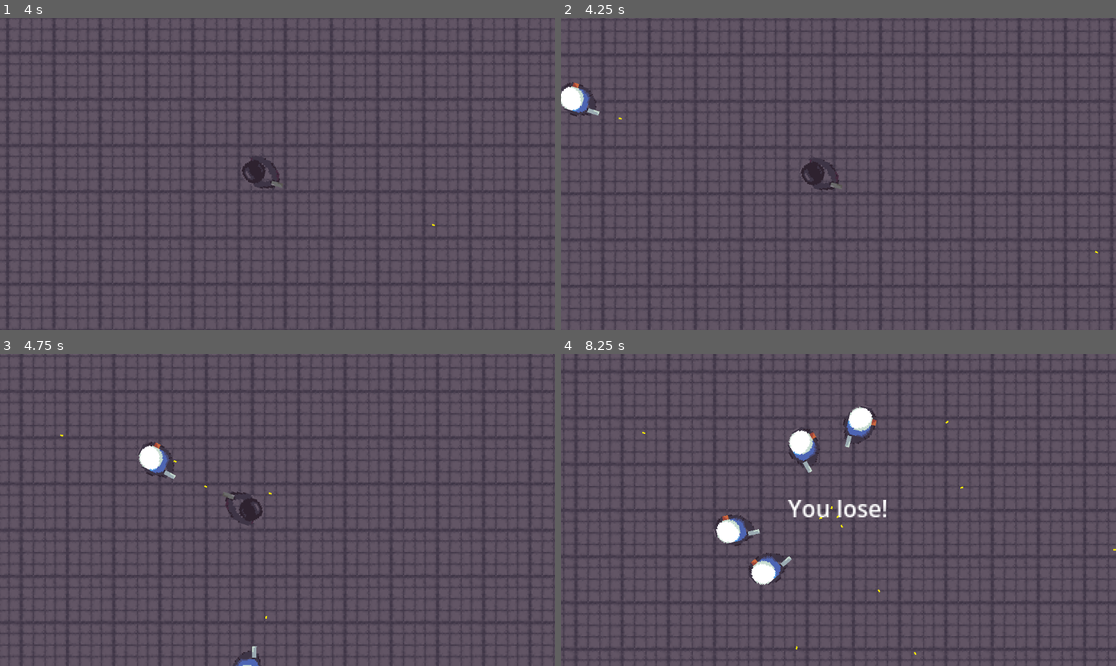
Above: before the commit, frames 1-4 (two rows, left to right).
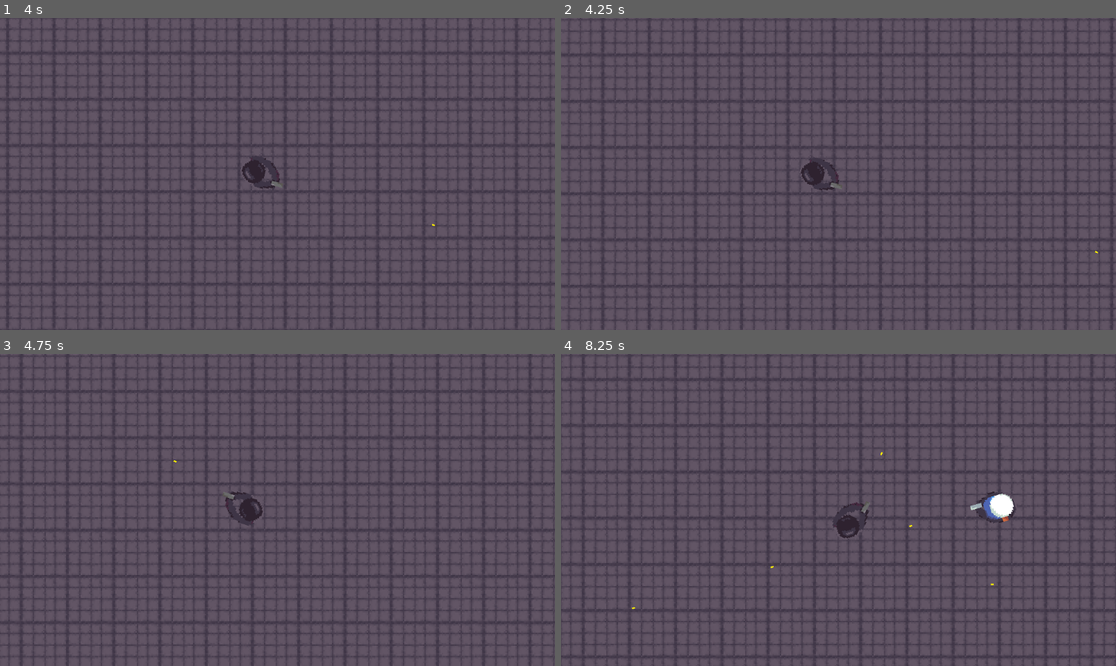
Above: after the commit, the same moments.

Repository: olzorz/THOA-SWMG
Game: Godot game, scene res://Scenes/game_scene.tscn
Same seed, same stepped clock (60 frames per second), same inputs: the game is played once before the commit and once after it.
Inputs (mouse positions are in pixels of both pictures, inside the frame that each line leads up to):
- Up to frame 1 (4 s): tap Enter at 0.5 s; move the mouse to (399, 158) at 0.52 s; hold D (move_right) 0.53-1.28 s; click (399, 158) at 0.6 s; move the mouse to (166, 189) at 1.27 s; hold S (move_down) 1.28-2.03 s; click (166, 189) at 1.35 s; move the mouse to (333, 105) at 2.02 s; hold D (move_right) 2.03-2.78 s; click (333, 105) at 2.1 s; move the mouse to (249, 236) at 2.77 s; hold W (move_up) 2.78-3.53 s; click (249, 236) at 2.85 s; move the mouse to (444, 220) at 3.52 s; hold A (move_left) from 3.53 s (still down); click (444, 220) at 3.6 s
- Up to frame 2 (4.25 s): keep holding A (move_left)
- Up to frame 3 (4.75 s): keep holding A (move_left); move the mouse to (111, 463) at 4.27 s; click (111, 463) at 4.35 s
- Up to frame 4 (8.25 s): move the mouse to (866, 510) at 5.02 s; release A (move_left) at 5.03 s; hold S (move_down) 5.03-5.78 s; click (866, 510) at 5.1 s; move the mouse to (755, 432) at 5.77 s; hold D (move_right) 5.78-6.53 s; click (755, 432) at 5.85 s; move the mouse to (960, 494) at 6.52 s; hold W (move_up) 6.53-7.28 s; click (960, 494) at 6.6 s; move the mouse to (727, 525) at 7.27 s; hold D (move_right) 7.28-8.03 s; click (727, 525) at 7.35 s; move the mouse to (894, 441) at 8.02 s; hold S (move_down) from 8.03 s (still down); click (894, 441) at 8.1 s

Frame 1 is identical in both runs. In frame 2, 0.5% of the frame differs, in the area x 0-12%, y 20-33%; in frame 3, 0.7%; in frame 4, 22%, in the area x 0-100%, y 0-100%.

Commit message:
Update police.gd
Quite buggy police state machine.
Switch between IDLE, SHOOT, CHASE states.

IDLE for dead player
SHOOT for in-range police
CHASE for out-of-range police

Diff:
--- a/Scripts/police.gd
+++ b/Scripts/police.gd
@@ -8,20 +8,48 @@
 var movement_timer : bool = false
 var target_location : Vector2 = Vector2.ZERO
 
+enum State {
+	CHASE,
+	SHOOT,
+	IDLE
+}
+var state := State.CHASE
 
 func _ready():
 	player = $"../player"
 
+
 func _physics_process(delta: float) -> void:
-	if player:
-		target_location = player.global_position
-	if movement_timer:
-		direction = target_location - global_position
-		if direction.length() > 100:
-			velocity = direction.normalized() * movement_speed
-		else:
-			velocity = velocity.move_toward(Vector2.ZERO, movement_speed)
-		movement_timer = false
+	match state:
+		State.CHASE:
+			if player:
+				target_location = player.global_position
+			else:
+				state = State.IDLE
+
+			if movement_timer:
+				direction = target_location - global_position
+			if direction.length() > 100:
+				velocity = direction.normalized() * movement_speed
+			else:
+				state = State.SHOOT
+			movement_timer = false
+
+		State.IDLE:
+			if player:
+				state = State.CHASE
+			else:
+				velocity = velocity.move_toward(Vector2.ZERO, movement_speed)
+
+		State.SHOOT:
+			if player and (target_location - player.global_position).length() > 150:
+				state = State.CHASE
+			elif not player:
+				state = State.IDLE
+			else:
+				velocity = velocity.move_toward(Vector2.ZERO, movement_speed)
+
+
 	look_at(target_location)
 	move_and_slide()
 
